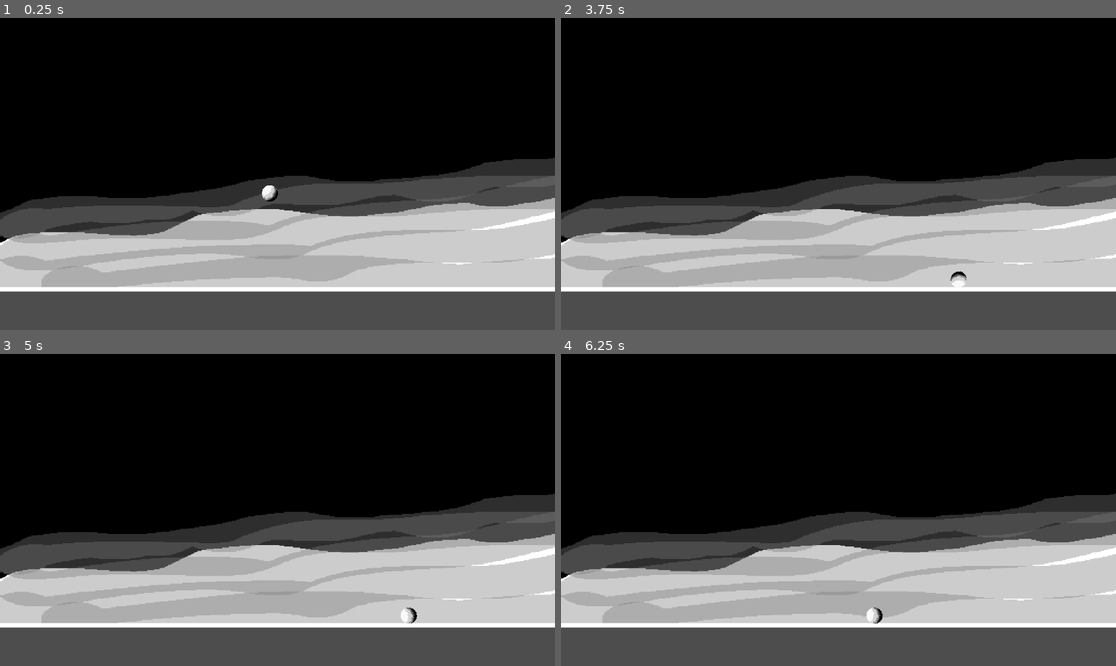
Above: before the commit, frames 1-4 (two rows, left to right).
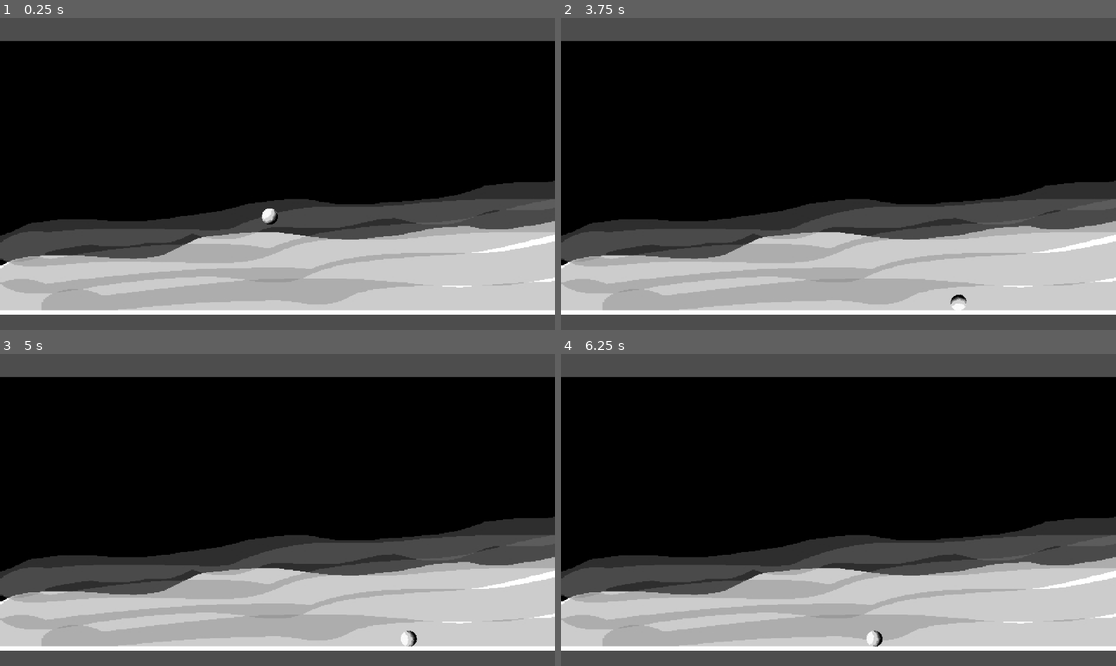
Above: after the commit, the same moments.

Repository: Pedrootarga/Brickout
Game: Godot game, scene res://Map/map_scene.tscn
The game is run twice, just before and just after one commit, with the same random seed, the same clock (stepped at 60 frames per second) and the same inputs.
Inputs:
- Up to frame 1 (0.25 s): no input
- Up to frame 2 (3.75 s): hold D (right) 0.53-1.28 s; hold A (left) 1.28-2.03 s; hold D (right) 2.03-3.53 s; hold A (left) from 3.53 s (still down)
- Up to frame 3 (5 s): keep holding A (left)
- Up to frame 4 (6.25 s): release A (left) at 5.78 s; hold D (right) from 5.78 s (still down)

The runs differ from the first frame. In frame 1, 38% of the frame differs, in the area x 0-100%, y 0-96%; in frame 2, 38%; in frame 3, 38%; in frame 4, 38%.

Commit message:
11.02 2

Diff:
--- a/Brick/brick_scene.tscn
+++ b/Brick/brick_scene.tscn
@@ -41,7 +41,7 @@
 "times": PackedFloat32Array(0),
 "transitions": PackedFloat32Array(1),
 "update": 0,
-"values": [Vector2(1e-05, 1e-05)]
+"values": [Vector2(1, 1)]
 }
 
 [sub_resource type="Animation" id="Animation_eiu32"]
@@ -66,7 +66,6 @@
 }
 
 [node name="Node2DBrick" type="Node2D"]
-scale = Vector2(1e-05, 1e-05)
 
 [node name="Area2DBrick" type="StaticBody2D" parent="."]
 position = Vector2(48, 48)
--- a/Brick/main_brick_scene.tscn
+++ b/Brick/main_brick_scene.tscn
@@ -1,4 +1,8 @@
-[gd_scene load_steps=9 format=3 uid="uid://bjlibglrmi5ta"]
+[gd_scene load_steps=11 format=3 uid="uid://bjlibglrmi5ta"]
+
+[ext_resource type="Script" path="res://Brick/node_2d_spawner.gd" id="1_dl642"]
+
+[sub_resource type="PhysicsMaterial" id="PhysicsMaterial_vwb1o"]
 
 [sub_resource type="RectangleShape2D" id="RectangleShape2D_ttyhy"]
 size = Vector2(96, 96)
@@ -27,7 +31,7 @@
 "times": PackedFloat32Array(0),
 "transitions": PackedFloat32Array(1),
 "update": 0,
-"values": [Vector2(1e-05, 1e-05)]
+"values": [Vector2(1, 1)]
 }
 
 [sub_resource type="Animation" id="Animation_eiu32"]
@@ -57,16 +61,18 @@
 [node name="Node2D" type="Node2D"]
 
 [node name="Node2DBrick" type="Node2D" parent="."]
-scale = Vector2(1e-05, 1e-05)
 metadata/_edit_group_ = true
 
 [node name="StaticBody2DBrick" type="StaticBody2D" parent="Node2DBrick"]
 position = Vector2(48, 48)
+physics_material_override = SubResource("PhysicsMaterial_vwb1o")
 
 [node name="CollisionShape2DBrick" type="CollisionShape2D" parent="Node2DBrick/StaticBody2DBrick"]
 shape = SubResource("RectangleShape2D_ttyhy")
+debug_color = Color(0.987522, 0, 0.312104, 0.42)
 
 [node name="Sprite2DBrick" type="Sprite2D" parent="Node2DBrick/StaticBody2DBrick"]
+visible = false
 texture = SubResource("NoiseTexture2D_l3vf1")
 
 [node name="AnimationPlayer" type="AnimationPlayer" parent="Node2DBrick"]
@@ -74,43 +80,20 @@
 "": SubResource("AnimationLibrary_crcor")
 }
 
-[node name="Node2DSpawnerRight" type="Node2D" parent="."]
+[node name="Node2DSpawner" type="Node2D" parent="."]
 position = Vector2(96, 0)
+script = ExtResource("1_dl642")
+metadata/_edit_group_ = true
 
-[node name="Area2DSpawner" type="Area2D" parent="Node2DSpawnerRight"]
+[node name="Area2DSpawner" type="Area2D" parent="Node2DSpawner"]
+position = Vector2(1, 0)
 
-[node name="CollisionShape2DSpawner" type="CollisionShape2D" parent="Node2DSpawnerRight/Area2DSpawner"]
+[node name="CollisionShape2DSpawner" type="CollisionShape2D" parent="Node2DSpawner/Area2DSpawner"]
 position = Vector2(16, 16)
 shape = SubResource("RectangleShape2D_djv7o")
 
-[node name="Node2DSpawnerDown" type="Node2D" parent="."]
-position = Vector2(96, 96)
-rotation = 1.5708
-metadata/_edit_group_ = true
+[node name="Timer" type="Timer" parent="Node2DSpawner"]
+wait_time = 5.0
+autostart = true
 
-[node name="Area2DSpawner" type="Area2D" parent="Node2DSpawnerDown"]
-
-[node name="CollisionShape2DSpawner" type="CollisionShape2D" parent="Node2DSpawnerDown/Area2DSpawner"]
-position = Vector2(16, 16)
-shape = SubResource("RectangleShape2D_djv7o")
-
-[node name="Node2DSpawnerLeft" type="Node2D" parent="."]
-position = Vector2(0, 96)
-rotation = 3.14159
-metadata/_edit_group_ = true
-
-[node name="Area2DSpawner" type="Area2D" parent="Node2DSpawnerLeft"]
-
-[node name="CollisionShape2DSpawner" type="CollisionShape2D" parent="Node2DSpawnerLeft/Area2DSpawner"]
-position = Vector2(16, 16)
-shape = SubResource("RectangleShape2D_djv7o")
-
-[node name="Node2DSpawnerUp" type="Node2D" parent="."]
-rotation = 4.71239
-metadata/_edit_group_ = true
-
-[node name="Area2DSpawner" type="Area2D" parent="Node2DSpawnerUp"]
-
-[node name="CollisionShape2DSpawner" type="CollisionShape2D" parent="Node2DSpawnerUp/Area2DSpawner"]
-position = Vector2(16, 16)
-shape = SubResource("RectangleShape2D_djv7o")
+[connection signal="timeout" from="Node2DSpawner/Timer" to="Node2DSpawner" method="_on_timer_timeout"]
--- /dev/null
+++ b/Brick/node_2d_spawner.gd
@@ -0,0 +1,11 @@
+extends Node2D
+
+var brick_scene = load("res://Brick/main_brick_scene.tscn")
+
+func _on_timer_timeout() -> void:
+	print(get_parent().get_parent().name,str($Area2DSpawner.get_overlapping_bodies()))
+	if $Area2DSpawner.get_overlapping_bodies().size() < 1:
+		var brick_instance = brick_scene.instantiate()
+		brick_instance.global_transform = global_transform
+		Globals.main_scene.add_child(brick_instance)
+	print("-----------")
--- /dev/null
+++ b/Map/map_scene.gd
@@ -0,0 +1,5 @@
+extends Node2D
+
+
+func _ready() -> void:
+	Globals.main_scene = self
--- a/Map/map_scene.tscn
+++ b/Map/map_scene.tscn
@@ -1,8 +1,10 @@
-[gd_scene load_steps=7 format=3 uid="uid://dfbw5usx3ttwx"]
+[gd_scene load_steps=9 format=3 uid="uid://dfbw5usx3ttwx"]
 
+[ext_resource type="Script" path="res://Map/map_scene.gd" id="1_2jewc"]
 [ext_resource type="Texture2D" uid="uid://bcd2ia27ier5n" path="res://Map/Background.jpeg" id="1_jxrne"]
 [ext_resource type="Texture2D" uid="uid://dmegddtpjdgd0" path="res://Map/Floor.png" id="2_1gsov"]
 [ext_resource type="PackedScene" uid="uid://y6e80ot4ui7h" path="res://Player/player_scene.tscn" id="3_6haov"]
+[ext_resource type="PackedScene" uid="uid://bjlibglrmi5ta" path="res://Brick/main_brick_scene.tscn" id="4_4c0mh"]
 
 [sub_resource type="RectangleShape2D" id="RectangleShape2D_rwfrf"]
 size = Vector2(0.200303, 10367.9)
@@ -13,7 +15,7 @@
 size = Vector2(32.2238, 351.999)
 
 [node name="Node2DScene" type="Node2D"]
-position = Vector2(0, -48)
+script = ExtResource("1_2jewc")
 
 [node name="Sprite2D - background" type="Sprite2D" parent="."]
 texture_filter = 1
@@ -49,3 +51,12 @@
 
 [node name="RigidBody2DPlayer" parent="." instance=ExtResource("3_6haov")]
 position = Vector2(560, 384)
+
+[node name="Node2D" parent="." instance=ExtResource("4_4c0mh")]
+position = Vector2(320, 128)
+
+[node name="Node2D3" parent="." instance=ExtResource("4_4c0mh")]
+position = Vector2(513, 128)
+
+[node name="Node2D2" parent="." instance=ExtResource("4_4c0mh")]
+position = Vector2(416, 128)
--- /dev/null
+++ b/globals.gd
@@ -0,0 +1,3 @@
+extends Node
+
+var main_scene = null
--- /dev/null
+++ b/node_2d_spawner.tscn
@@ -0,0 +1,23 @@
+[gd_scene load_steps=3 format=3 uid="uid://dtrsit0ee03it"]
+
+[ext_resource type="Script" path="res://Brick/node_2d_spawner.gd" id="1_7f8o4"]
+
+[sub_resource type="RectangleShape2D" id="RectangleShape2D_djv7o"]
+size = Vector2(32, 32)
+
+[node name="Node2DSpawner" type="Node2D"]
+script = ExtResource("1_7f8o4")
+metadata/_edit_group_ = true
+
+[node name="Area2DSpawner" type="Area2D" parent="."]
+position = Vector2(1, 0)
+
+[node name="CollisionShape2DSpawner" type="CollisionShape2D" parent="Area2DSpawner"]
+position = Vector2(16, 16)
+shape = SubResource("RectangleShape2D_djv7o")
+
+[node name="Timer" type="Timer" parent="."]
+wait_time = 5.0
+autostart = true
+
+[connection signal="timeout" from="Timer" to="." method="_on_timer_timeout"]
--- a/project.godot
+++ b/project.godot
@@ -15,6 +15,10 @@
 config/features=PackedStringArray("4.3", "Forward Plus")
 config/icon="res://Other/Icon.webp"
 
+[autoload]
+
+Globals="*res://globals.gd"
+
 [input]
 
 left={
Binary file added: Player/Player.aseprite
